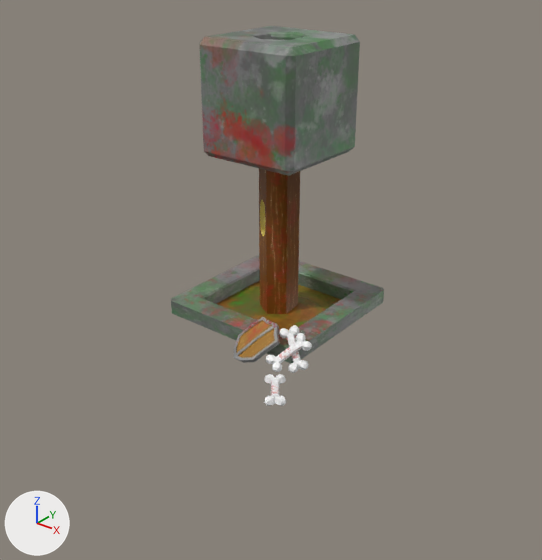
The OBJ model assets/Personajes/Enemigos/Apisonadora/Apisonadora.obj as it was, and as the next commit left it.
The view is the same before and after, from a 50 mm camera at (27.1, -34.7, 23.3) aimed at (2.4, -3.8, 4.2). The axes (+X, +Y, +Z) are drawn at lower left. The lights are the same throughout. Where no turn or scale is listed for an object, it has been applied to the vertices.

The older version as bpy lines, for what is in view:
```python
ob_escudo = bpy.data.objects.new('Escudo', me_escudo)
ob_escudo.location = (0.0, 0.0, 0.0)
ob_hueso = bpy.data.objects.new('Hueso', me_hueso)
ob_hueso.location = (0.0, 0.0, 0.0)
ob_hueso_001 = bpy.data.objects.new('Hueso.001', me_hueso_001)
ob_hueso_001.location = (0.0, 0.0, 0.0)
ob_hueso_002 = bpy.data.objects.new('Hueso.002', me_hueso_002)
ob_hueso_002.location = (0.0, 0.0, 0.0)
ob_piedra_cuadrada = bpy.data.objects.new('Piedra_cuadrada', me_piedra_cuadrada)
ob_piedra_cuadrada.location = (0.0, 0.0, 0.0)
ob_suelo_002 = bpy.data.objects.new('suelo.002', me_suelo_002)
ob_suelo_002.location = (0.0, 0.0, 0.0)
ob_tronco_002 = bpy.data.objects.new('tronco.002', me_tronco_002)
ob_tronco_002.location = (0.0, 0.0, 0.0)
```
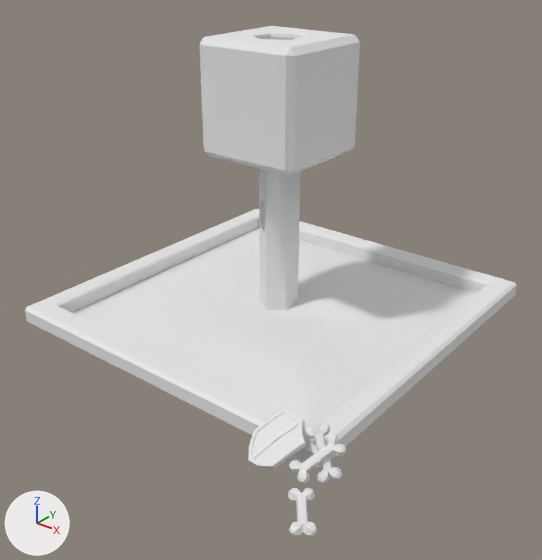
Boxes [x1, y1, x2, y2] around the edits, measured in the pictures (542 x 560 px):
'suelo.001', added
    after: [25, 209, 517, 468]
'Piedra_cuadrada', recoloured
    both: [199, 26, 360, 176]
'suelo.002', deleted
    before: [171, 255, 384, 363]
'tronco.002', recoloured (brown to grey)
    both: [259, 168, 300, 314]
'Escudo.003', added
    after: [249, 408, 306, 469]
'Hueso.002', mesh moved
    before: [266, 333, 312, 372]
    after: [289, 433, 346, 483]
'Escudo', deleted
    before: [234, 317, 280, 363]
'Hueso.001', reshaped
    before: [279, 325, 309, 373]
    after: [288, 488, 317, 535]
'Hueso.009', added
    after: [305, 422, 342, 483]
'Hueso', deleted
    before: [264, 374, 286, 406]

The change in detail:
Material 'Apisonadora' (mat_apisonadora) is new.
Its base color is (0.8, 0.8, 0.8) (white #e7e7e7).
Its roughness is 1.0.
Material 'Apisonadora_Metal' (mat_apisonadora_metal) is new.
Its base color is (0.8, 0.8, 0.8) (white #e7e7e7).
Its roughness is 1.0.
me_hueso_001 has 74 vertices, 144 faces and spans x 3.88..6.12, y -5.86..-4.12, z -0.03..2.15.
me_hueso_001 is used by ob_hueso_001; location (0.0, 0.0, 0.0).
me_hueso_001 part 1: the whole mesh is multiplied about its middle by the matrix ((0.924, 0.291, -0.247), (-0.034, 0.707, 0.706), (0.38, -0.644, 0.664)), then moved by (7.64, -9.47, -0.78).
me_hueso_002 has 74 vertices, 144 faces and spans x 4.01..5.98, y -6.62..-4.31, z 0.16..1.94.
me_hueso_002 is used by ob_hueso_002; location (0.0, 0.0, 0.0).
me_hueso_002 part 2: the whole mesh is moved by (6.64, -6.51, 0.01).
me_piedra_cuadrada has 48 vertices, 96 faces and spans x -3.38..3.39, y -3.39..3.38, z 10.46..17.26.
me_piedra_cuadrada no longer uses material mat_apisonadora_001 (picture img_apisonadora_texture_png).
me_piedra_cuadrada now uses material mat_apisonadora (white #e7e7e7).
me_tronco_002 has 51 vertices, 94 faces and spans x -1.09..1.1, y -1.27..1.27, z 0.0..14.96.
me_tronco_002 no longer uses material mat_apisonadora_001 (picture img_apisonadora_texture_png).
me_tronco_002 now uses material mat_apisonadora (white #e7e7e7).
Mesh me_suelo_001 is new.
It has 64 vertices, 118 faces and spans x -11.5..11.5, y -11.6..11.6, z 0.1..1.0.
It uses material mat_apisonadora (white #e7e7e7).
Mesh me_hueso_009 is new.
It has 74 vertices, 144 faces and spans x 10.52..12.76, y -12.37..-10.63, z -0.02..2.16.
It uses material mat_apisonadora (white #e7e7e7).
Mesh me_escudo_003 is new.
It has 62 vertices, 120 faces and spans x 7.96..10.92, y -13.32..-10.7, z -0.07..1.98.
Faces by material slot: [34, 86].
It uses material mat_apisonadora (white #e7e7e7).
It uses material mat_apisonadora_metal (white #e7e7e7).
Object 'Escudo' (ob_escudo) is deleted.
Object 'Hueso' (ob_hueso) is deleted.
Object 'suelo.002' (ob_suelo_002) is deleted.
Object 'suelo.001' (ob_suelo_001) is new; it shows me_suelo_001.
Its location is (0.0, 0.0, 0.0).
Object 'Hueso.009' (ob_hueso_009) is new; it shows me_hueso_009.
Its location is (0.0, 0.0, 0.0).
Object 'Escudo.003' (ob_escudo_003) is new; it shows me_escudo_003.
Its location is (0.0, 0.0, 0.0).
